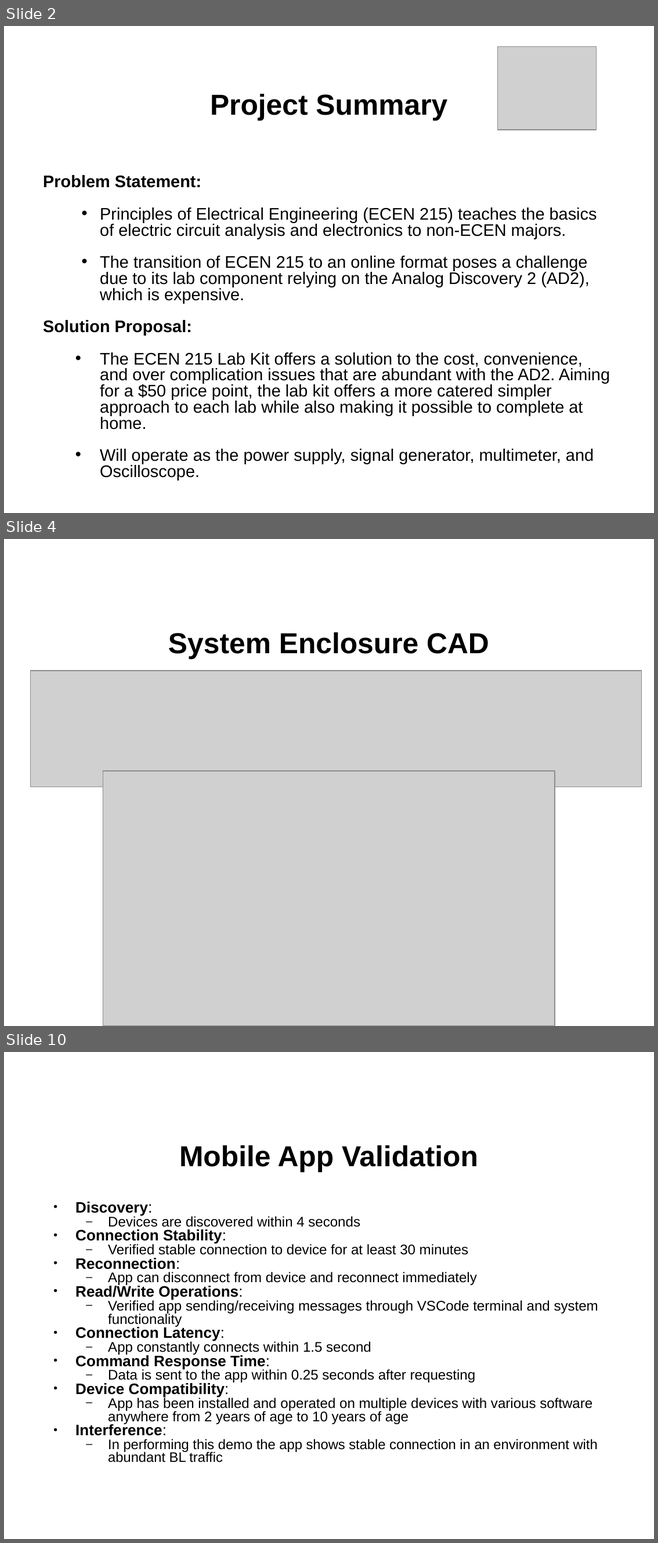
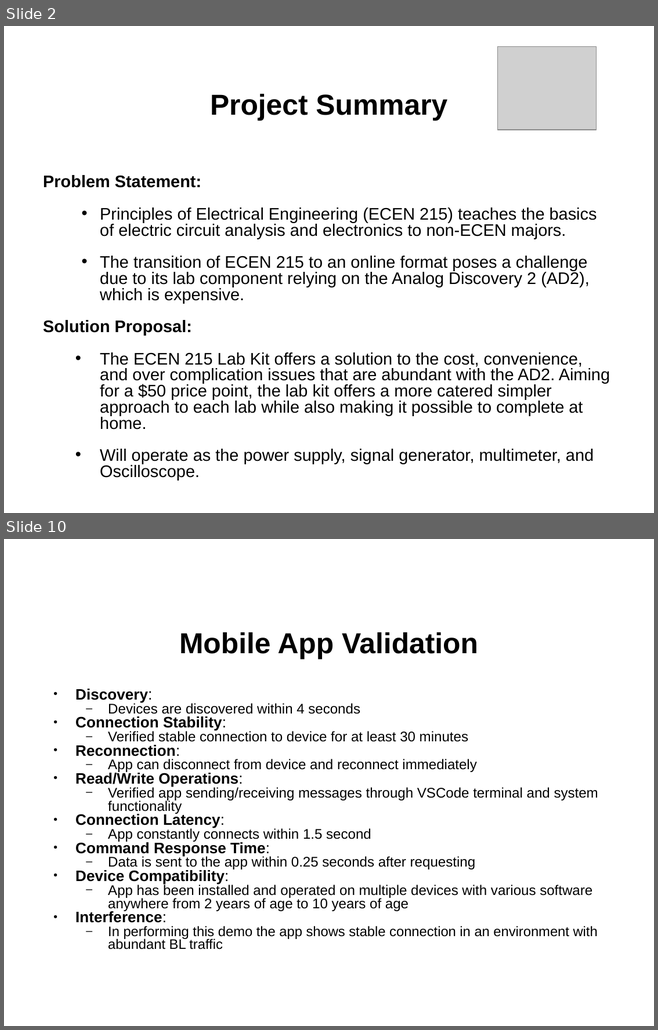
Before and after one commit to l-diazsantini/ECEN215LabKit, a slide deck: Documents/ECEN 404/Virtual Project Showcase.pptx. Shown one above the other, each under a label of ours: slides 2, 4 and 10 before the commit, slides 2 and 10 after it; the slides between them are not shown. The pictures are 658x1543 and 658x1030 pixels, drawn with LibreOffice and Linux fonts; fonts in the diff are those of the drawing; grey boxes stand for pictures; background and template pictures are left out. Boxes give left, top, right and bottom in pixels: in the first picture for what was removed or moved away, otherwise in the second. Text is boxed around its words. In the diff, an @@ line names an element or a change of style, - is before the commit and + after.

```diff
--- a/Documents/ECEN 404/Virtual Project Showcase.pptx
+++ b/Documents/ECEN 404/Virtual Project Showcase.pptx
@@ slide 4 removed at (x1=4, y1=539, x2=654, y2=1026), background picture (left out) @@
@@ title removed at (x1=168, y1=632, x2=489, y2=660) @@
-System Enclosure CAD
@@ picture removed at (x1=31, y1=671, x2=641, y2=787) @@
@@ picture removed at (x1=103, y1=771, x2=555, y2=1026) @@
```
Also in this commit, not shown: 2 slides changed, 11 slides added, 9 other slides removed.
